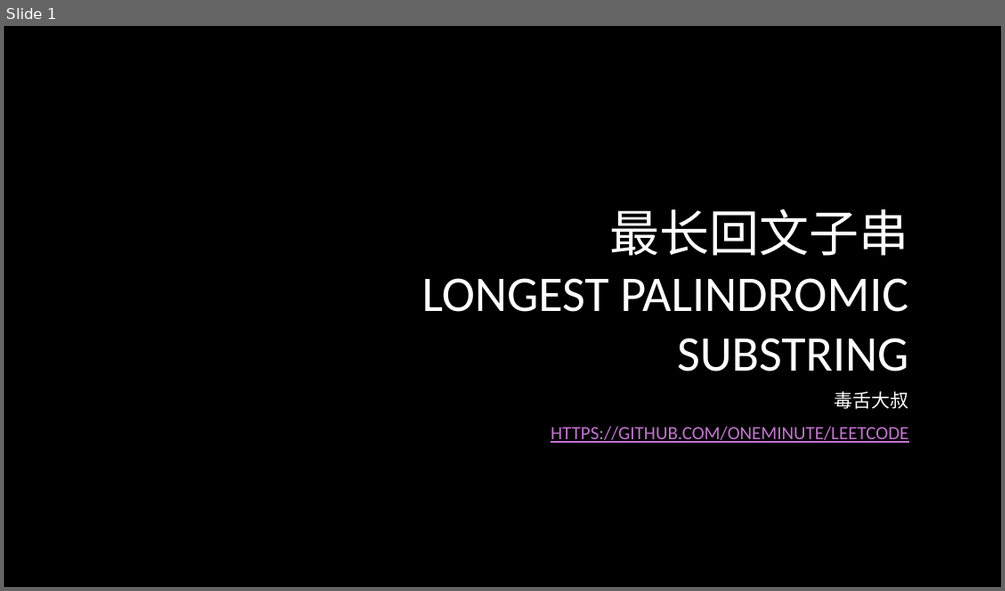
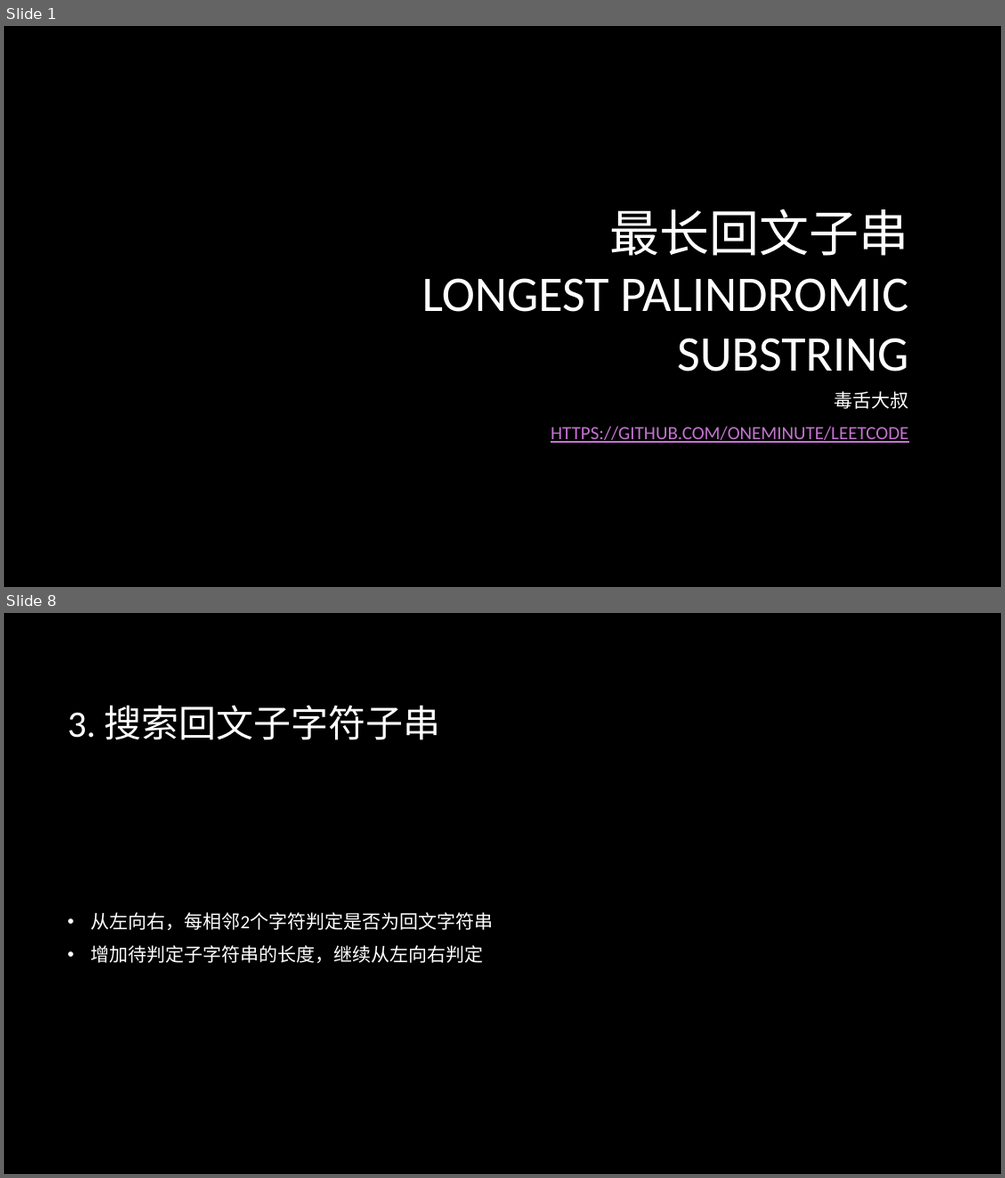
Before and after one commit to oneminute/leetcode, a slide deck: problems/longest-palindromic-substring/tutorial.pptx. Shown one above the other, each under a label of ours: slide 1 before the commit, slides 1 and 8 after it; the slides between them are not shown. The pictures are 1005x591 and 1005x1178 pixels, drawn with LibreOffice and Linux fonts; fonts in the diff are those of the drawing; background and template pictures are left out. Boxes give left, top, right and bottom in pixels: in the first picture for what was removed or moved away, otherwise in the second. Text is boxed around its words. In the diff, an @@ line names an element or a change of style, - is before the commit and + after.

```diff
--- a/problems/longest-palindromic-substring/tutorial.pptx
+++ b/problems/longest-palindromic-substring/tutorial.pptx
@@ slide 8 added at [4, 613, 1001, 1174], background picture (left out) @@
@@ title added at [67, 705, 441, 740], 36 pt, text #FFFFFF @@
+3. 搜索回文子字符子串
@@ text added at [91, 912, 494, 963], 18 pt, text #FFFFFF @@
+• 从左向右，每相邻2个字符判定是否为回文字符串
+• 增加待判定子字符串的长度，继续从左向右判定
```
Also in this commit, not shown: 3 slides changed, 4 other slides added, 5 other files.
